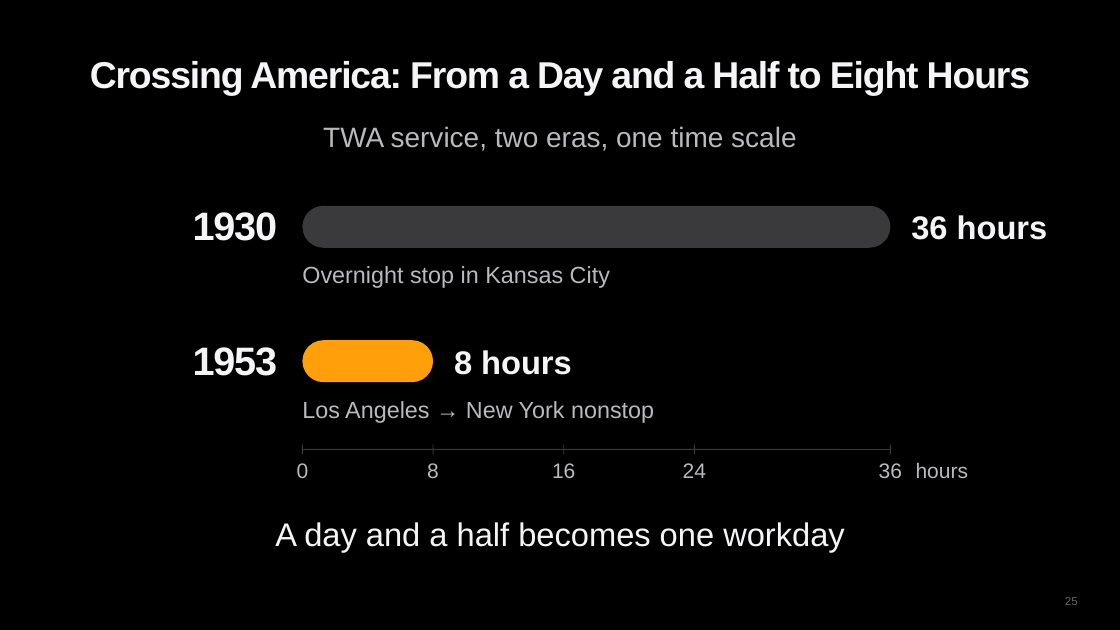
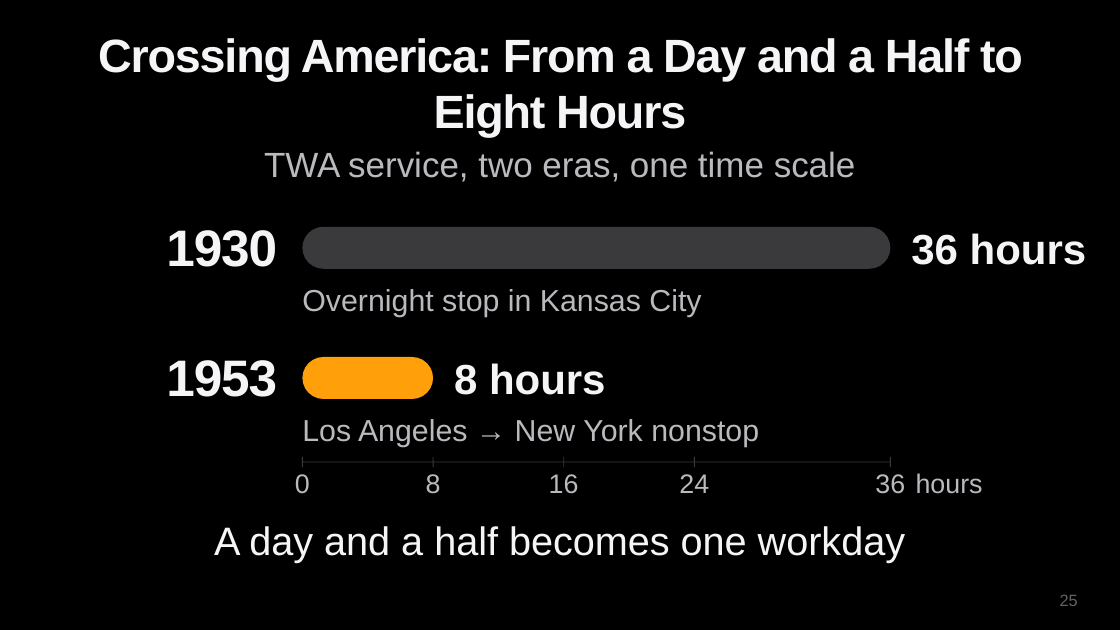
Before and after one commit to diuneilomochaufahai/claude, a slide deck: slide 25 of Constellation_Visual_Pitch_EN.pptx. Drawn at 1120x630 pixels with LibreOffice and Linux fonts; fonts in the diff are those of the drawing. Boxes give left, top, right and bottom in pixels: in the first picture for what was removed or moved away, otherwise in the second. Text is boxed around its words. In the diff, an @@ line names an element or a change of style, - is before the commit and + after.

```diff
--- a/Constellation_Visual_Pitch_EN.pptx
+++ b/Constellation_Visual_Pitch_EN.pptx
@@ title "Crossing America: From a Day ..." moved from (x1=90, y1=61, x2=1030, y2=95) to (x1=98, y1=38, x2=1023, y2=137) @@
@@ title "Crossing America: From a Day ..." at (x1=98, y1=38, x2=1023, y2=137): size 32 to 40 pt @@
@@ text "TWA service, two eras, one ..." moved from (x1=323, y1=126, x2=796, y2=151) to (x1=264, y1=151, x2=856, y2=182) @@
@@ text "TWA service, two eras, one ..." at (x1=264, y1=151, x2=856, y2=182): size 24 to 30 pt; more space between paragraphs @@
@@ text "1930" at (x1=166, y1=230, x2=277, y2=267): size 34 to 44 pt @@
@@ 3 texts, 1 rounded rectangle moved together from (x1=193, y1=206, x2=1048, y2=288) to (x1=166, y1=227, x2=1087, y2=317) @@
@@ text "36 hours" at (x1=911, y1=233, x2=1087, y2=265): size 28 to 36 pt @@
@@ text "Overnight stop in Kansas City" at (x1=302, y1=289, x2=701, y2=317): size 20 to 26 pt @@
@@ text "1953" at (x1=166, y1=360, x2=277, y2=397): size 34 to 44 pt @@
@@ 9 texts, 5 lines, 1 rounded rectangle moved together from (x1=193, y1=340, x2=968, y2=478) to (x1=166, y1=357, x2=983, y2=494) @@
@@ text "8 hours" at (x1=454, y1=363, x2=606, y2=395): size 28 to 36 pt @@
@@ text "Los Angeles → New York ..." at (x1=302, y1=419, x2=759, y2=447): size 20 to 26 pt @@
@@ line moved from (302, 450) - (891, 450) to (302, 462) - (891, 462) @@
@@ size 18 to 23 pt in 6 elements at (x1=295, y1=474, x2=310, y2=494), (x1=426, y1=474, x2=441, y2=494), (x1=549, y1=474, x2=579, y2=494), (x1=679, y1=474, x2=709, y2=493), (x1=875, y1=474, x2=905, y2=494), (x1=916, y1=473, x2=983, y2=494) @@
@@ text "A day and a half ..." moved from (x1=275, y1=522, x2=845, y2=552) to (x1=214, y1=526, x2=905, y2=563) @@
@@ text "A day and a half ..." at (x1=214, y1=526, x2=905, y2=563): size 28 to 34 pt; more space between paragraphs @@
@@ page number at (x1=1060, y1=595, x2=1078, y2=606): size 10 to 14 pt @@
```
Also in this commit, not shown: 27 other slides changed, 1 slide removed, 2 other files.
